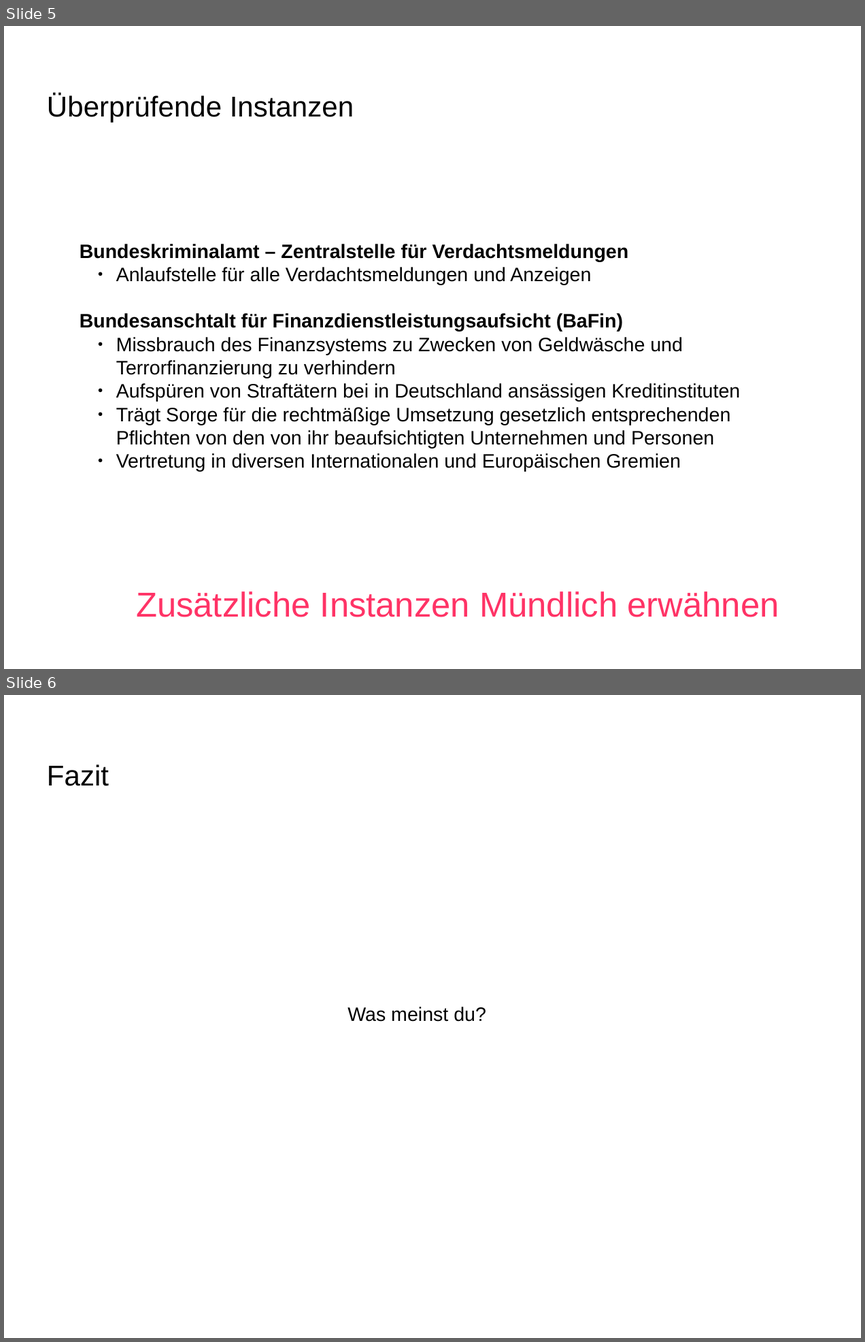
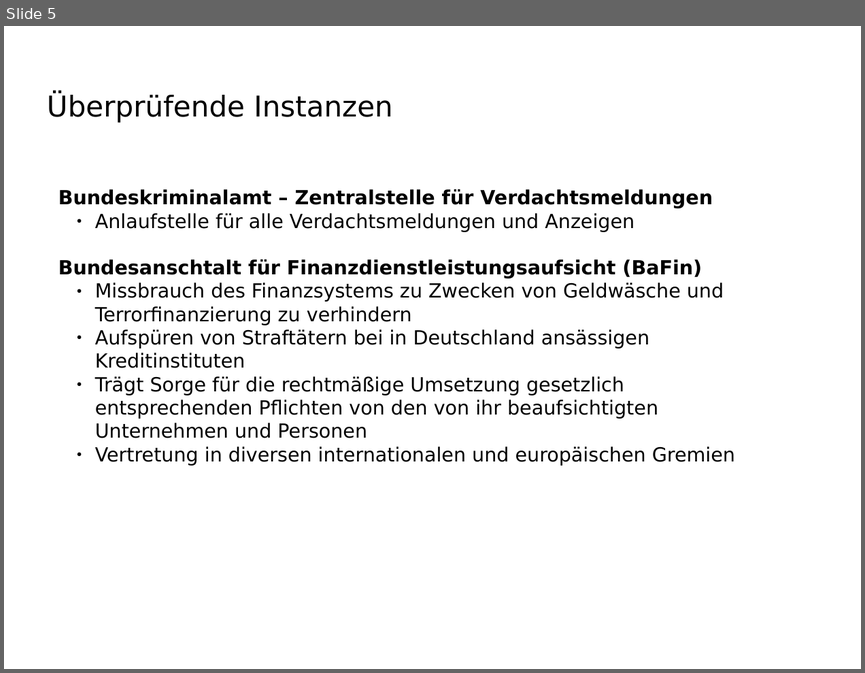
Before and after one commit to BlurryRoots/BW1, a slide deck: presentation/presentation.odp. Shown one above the other, each under a label of ours: slides 5 and 6 before the commit, slide 5 after it. The pictures are 865x1342 and 865x673 pixels, drawn with LibreOffice and Linux fonts; fonts in the diff are those of the drawing; background and template pictures are left out. Boxes give left, top, right and bottom in pixels: in the first picture for what was removed or moved away, otherwise in the second. Text is boxed around its words. In the diff, an @@ line names an element or a change of style, - is before the commit and + after.

Commit message:
changed: fixed font to be platform independent changed: fixed font size to fit all text on slides changed: some minor spelling issues and some points in my part of the presentation

```diff
--- a/presentation/presentation.odp
+++ b/presentation/presentation.odp
@@ slide 6 removed at (4, 695, 861, 1338), background picture (left out) @@
@@ title removed at (47, 764, 109, 786) @@
-Fazit
@@ text removed at (347, 1006, 486, 1021) @@
-Was meinst du?
@@ slide 5 changed as well @@
@@ title "Überprüfende Instanzen" at (47, 95, 392, 123): font Arial to DejaVu Sans @@
@@ text "Bundeskriminalamt – Zentralstelle für Verdachtsmeldungen": place and size @@
-text "Bundeskriminalamt – Zentralstelle für Verdachtsmeldungen" at (79, 244, 740, 471)
+text "Bundeskriminalamt – Zentralstelle für Verdachtsmeldungen" at (58, 189, 735, 465)
@@ text at (58, 189, 723, 438): font Arial to DejaVu Sans in "Bundeskriminalamt – Zentralstelle für Verdachtsmeldungen", "Anlaufstelle für alle Verdachtsmeldungen und Anzeigen", "Bundesanschtalt für Finanzdienstleistungsaufsicht (BaFin)", "Missbrauch des Finanzsystems zu Zwecken von Geldwäsche ..." and 2 more places @@
@@ text at (95, 446, 735, 465): text changed; font Arial to DejaVu Sans @@
-  ● Vertretung in diversen Internationalen und Europäischen Gremien
+  ● Vertretung in diversen internationalen und europäischen Gremien
@@ text removed at (136, 591, 779, 617) @@
-Zusätzliche Instanzen Mündlich erwähnen
```
Also in this commit, not shown: 5 other slides changed, 1 slide added.
